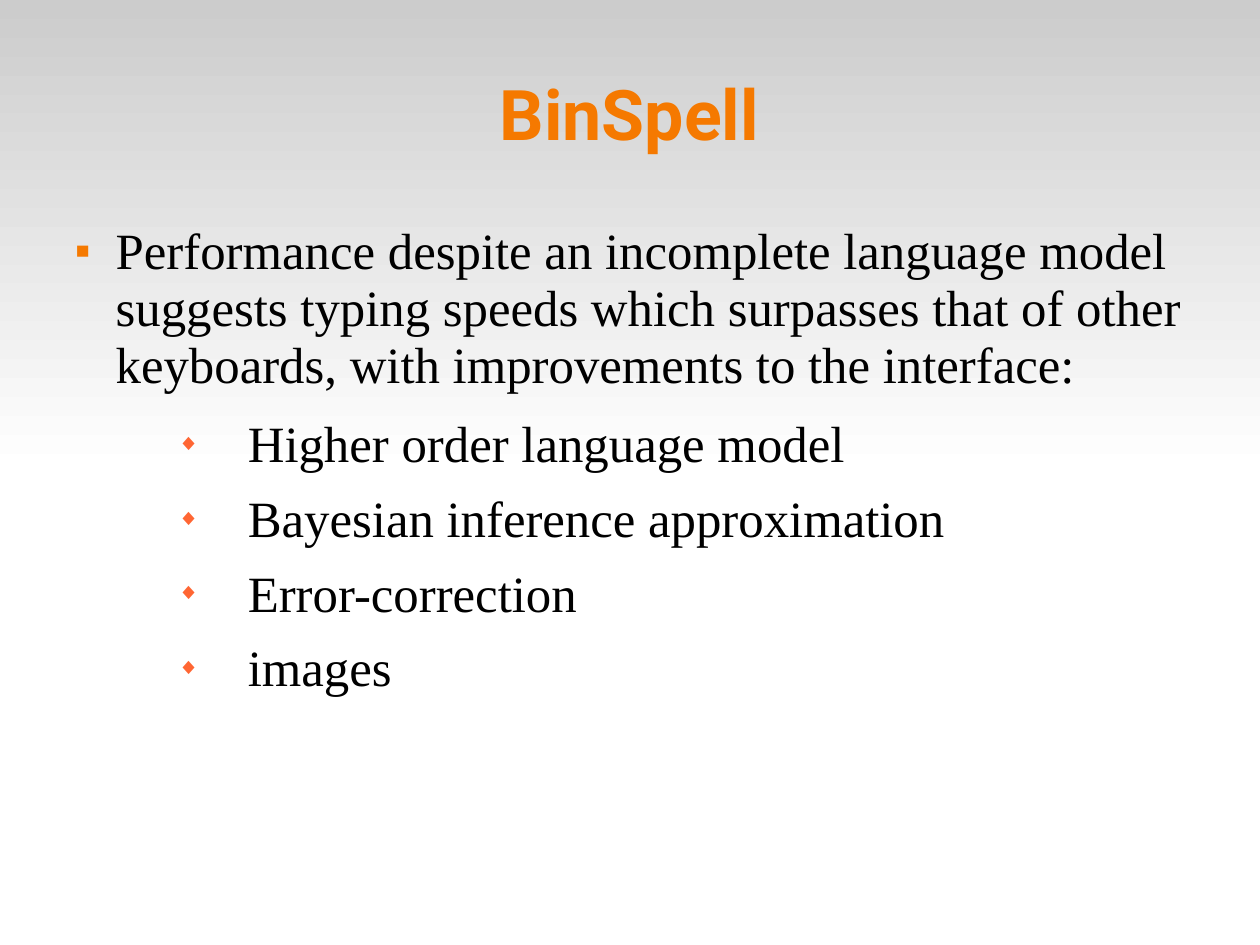
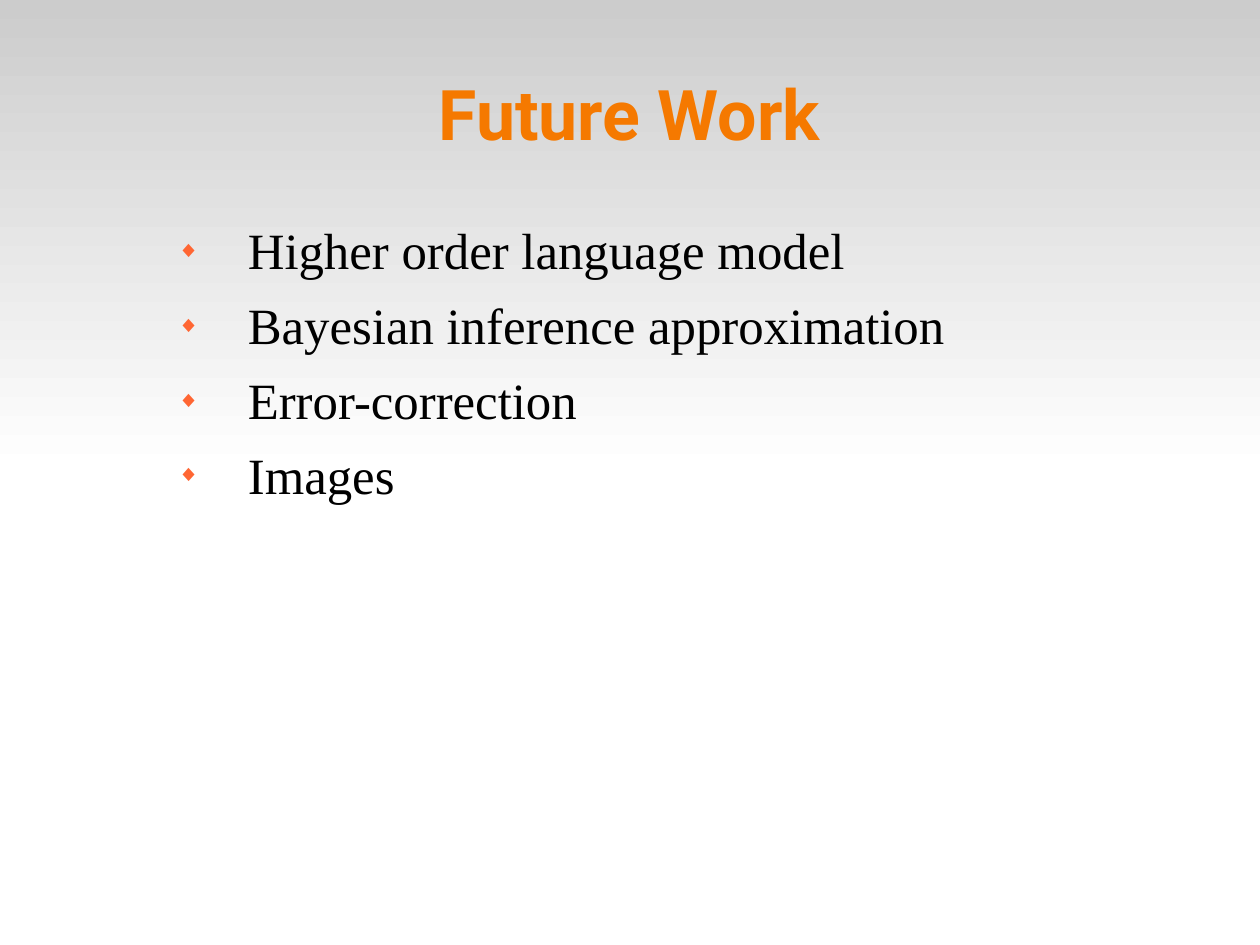
Before and after one commit to abdullah38rcc/BCI-Virtual-Keyboard, a slide deck: slide 20 of master's/docs/virtKey.ppt (slide 13 before the commit). Drawn at 1260x945 pixels with LibreOffice and Linux fonts; fonts in the diff are those of the drawing. Boxes give left, top, right and bottom in pixels: in the first picture for what was removed or moved away, otherwise in the second. Text is boxed around its words. In the diff, an @@ line names an element or a change of style, - is before the commit and + after.

```diff
--- a/master's/docs/virtKey.ppt
+++ b/master's/docs/virtKey.ppt
@@ title at (438, 87, 820, 141): text changed @@
-BinSpell
+Future Work
@@ text at (116, 233, 1180, 393): paragraph removed @@
-■ Performance despite an incomplete language model suggests typing speeds which surpasses that of other keyboards, with improvements to the interface:
@@ text at (248, 460, 395, 504): text changed @@
-  ◆ images
+  ◆ Images
```
Also in this commit, not shown: 6 other slides changed, 3 slides added.
